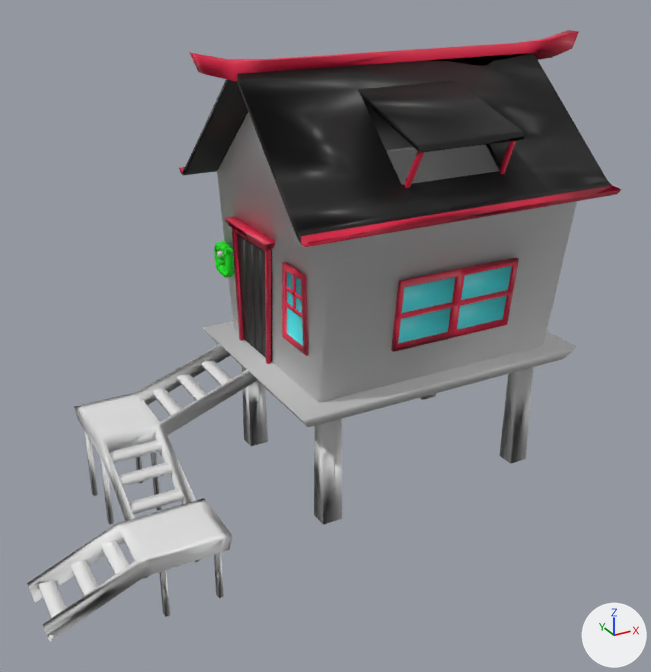
Renders of the FBX model Crashed_Potatoes_Racer/Assets/Envrioment Assets/JungleLevel/Mesh/SquareHut.fbx from each side of a commit.
Before and after are seen from a 50 mm camera at (-8.56, -18.07, 12.75) aimed at (0.91, -0.85, 4.14). Arrows for +X, +Y and +Z are at lower right; the lights stay in place. Where no turn or scale is listed for an object, it has been applied to the vertices.

Objects in the first picture: 'house_supports___Texture_3', 'house_supports___Texture_3.001'.
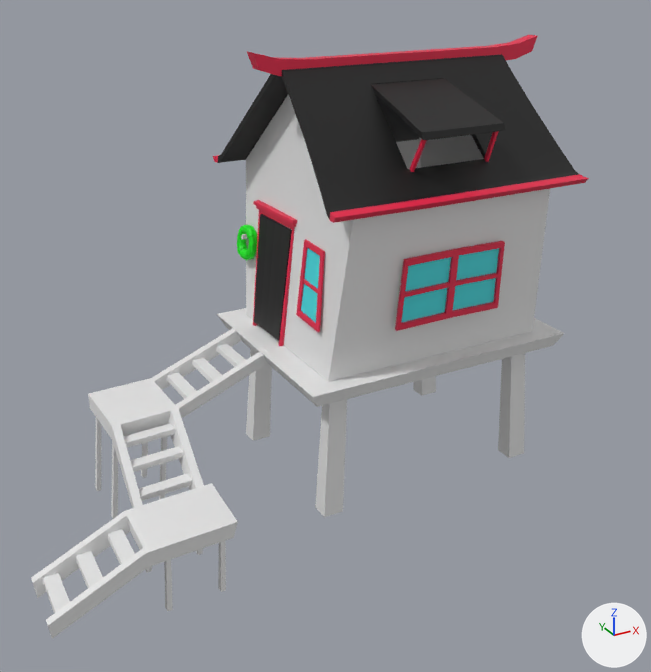
What differs and where, as boxes (x1, y1, x2, y2) in the pictures (651 x 672 px; the box of a moved part takes in the faces that stretch with it):
'house_supports___Texture_3', reshaped
    before: (27, 112, 577, 642)
    after: (31, 94, 564, 638)
'house_supports___Texture_3.001', reshaped (15% narrower, 13% shorter)
    before: (179, 30, 621, 247)
    after: (213, 35, 589, 223)
part 1 of me_house_supports___texture_3_001, moved or reshaped
    before: (189, 30, 579, 81)
    after: (247, 35, 537, 76)
part 2 of me_house_supports___texture_3_001, moved or reshaped
    before: (404, 151, 424, 188)
    after: (410, 139, 427, 172)
part 3 of me_house_supports___texture_3_001, moved or reshaped
    before: (499, 141, 516, 174)
    after: (484, 131, 499, 162)
part 4 of me_house_supports___texture_3_001, moved or reshaped
    before: (179, 53, 621, 247)
    after: (213, 54, 589, 223)
part 5 of me_house_supports___texture_3, moved or reshaped
    before: (214, 241, 234, 278)
    after: (237, 224, 257, 260)
part 6 of me_house_supports___texture_3, moved or reshaped
    before: (217, 251, 223, 257)
    after: (242, 234, 248, 239)
part 7 of me_house_supports___texture_3, moved or reshaped
    before: (101, 460, 114, 524)
    after: (111, 441, 118, 519)
part 8 of me_house_supports___texture_3, moved or reshaped
    before: (159, 570, 170, 617)
    after: (164, 560, 173, 611)
part 9 of me_house_supports___texture_3, moved or reshaped (not visible afterwards)
    before: (286, 286, 301, 300)
part 10 of me_house_supports___texture_3, moved or reshaped
    before: (286, 302, 302, 318)
    after: (303, 279, 318, 293)
part 11 of me_house_supports___texture_3, moved or reshaped (not visible afterwards)
    before: (293, 275, 296, 310)
part 12 of me_house_supports___texture_3, moved or reshaped
    before: (27, 112, 577, 642)
    after: (31, 94, 564, 638)

The change, as a list of edits to the scene's bpy script:
```text
Change me_house_supports___texture_3_001:
    remove me_house_supports___texture_3_001.from_pydata(...)  # 140 vertices, 126 faces; spans x -1.75..8.44, y -3.6..3.35, z 7.39..10.65
    add me_house_supports___texture_3_001.from_pydata(...)  # 140 vertices, 126 faces; spans x -0.48..7.13, y -3.27..3.01, z 7.67..10.61
    me_house_supports___texture_3_001 part 1: the loose piece of 28 vertices spanning x -1.75..8.44, y -0.31..0.06, z 10.02..10.65 is scaled about its middle by (0.747, 0.872, 0.872), then moved by (-0.03, 0.0, -0.01)
    me_house_supports___texture_3_001 part 2: the loose piece of 8 vertices spanning x 1.78..1.97, y -3.15..-2.59, z 7.93..8.99 is scaled about its middle by (0.819, 0.884, 0.896), then moved by (0.28, 0.3, 0.2)
    me_house_supports___texture_3_001 part 3: the loose piece of 8 vertices spanning x 4.21..4.39, y -3.15..-2.59, z 7.93..8.99 is scaled about its middle by (0.812, 0.883, 0.894), then moved by (-0.22, 0.3, 0.2)
    me_house_supports___texture_3_001 part 4: 96 of 140 vertices moved; they spanned x -0.97..7.11, y -3.6..3.35, z 7.39..10.42 and now span x -0.19..6.39, y -3.27..3.01, z 7.67..10.4; mean shift (0.04, 0.14, 0.17); largest move (-0.89, -0.78, 9.79) -> (0.15, -0.7, 9.86)
Change me_house_supports___texture_3:
    remove me_house_supports___texture_3.from_pydata(...)  # 744 vertices, 621 faces; spans x -6.74..6.97, y -3.76..2.85, z 0.05..10.07
    add me_house_supports___texture_3.from_pydata(...)  # 744 vertices, 621 faces; spans x -6.67..6.65, y -3.74..2.56, z 0.2..10.1
    me_house_supports___texture_3 part 5: the loose piece of 216 vertices spanning x -0.48..-0.21, y 1.72..2.59, z 4.92..5.8 is multiplied about its middle by the matrix ((0.856, -0.048, 0.107), (-0.003, 0.928, -0.029), (0.006, -0.028, 0.978)), then moved by (0.56, -0.19, 0.42)
    me_house_supports___texture_3 part 6: the loose piece of 8 vertices spanning x -0.49..-0.18, y 2.14..2.24, z 5.46..5.57 is scaled about its middle by (0.85, 0.927, 0.973), then moved by (0.57, -0.2, 0.41)
    me_house_supports___texture_3 part 7: the loose piece of 8 vertices spanning x -4.46..-4.35, y -0.04..0.11, z 0.1..2.17 is multiplied about its middle by the matrix ((1.074, 0.0, 0.113), (0.0, 1.08, -0.002), (-0.113, 0.002, 1.074)), then moved by (0.22, 0.0, 0.21)
    me_house_supports___texture_3 part 8: the loose piece of 8 vertices spanning x -4.39..-4.28, y -3.72..-3.56, z 0.11..1.56 is multiplied about its middle by the matrix ((1.068, 0.01, 0.067), (-0.012, 1.069, 0.03), (-0.067, -0.031, 1.067)), then moved by (0.12, 0.05, 0.14)
    me_house_supports___texture_3 part 9: the loose piece of 8 vertices spanning x -0.22..-0.18, y -1.89..-1.01, z 5.57..5.66 is multiplied about its middle by the matrix ((0.909, 0.027, 0.086), (-0.025, 0.912, -0.018), (-0.086, 0.015, 0.909)), then moved by (0.59, 0.12, 0.43)
    me_house_supports___texture_3 part 10: the loose piece of 8 vertices spanning x -0.22..-0.18, y -1.89..-1.01, z 5.18..5.27 is multiplied about its middle by the matrix ((0.913, 0.025, 0.089), (-0.024, 0.918, -0.018), (-0.089, 0.016, 0.914)), then moved by (0.48, 0.12, 0.44)
    me_house_supports___texture_3 part 11: the loose piece of 8 vertices spanning x -0.22..-0.18, y -1.49..-1.4, z 5.21..6.09 is multiplied about its middle by the matrix ((0.965, 0.022, 0.102), (-0.024, 0.971, 0.017), (-0.102, -0.019, 0.965)), then moved by (0.6, 0.12, 0.43)
    me_house_supports___texture_3 part 12: 472 of 744 vertices moved; they spanned x -6.74..6.97, y -3.76..2.85, z 0.05..10.07 and now span x -6.67..6.65, y -3.74..2.56, z 0.22..10.1; mean shift (0.22, 0.0, 0.32); largest move (-0.41, -0.42, 6.53) -> (0.33, -0.38, 6.93)
```
